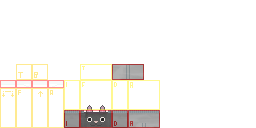
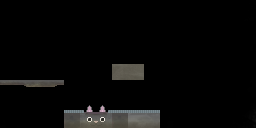
Layers edited between the first and the second 256px x 128px image:
hid "Fondo", opacity 43% → 9%, painted on it over [0, 0, 256, 128]
added layer "poo" above "pee" over [0, 64, 192, 128]
added layer "pee" above "Capa de pintura 1" over [0, 64, 192, 128]
painted on "Capa de pintura 1" over [0, 64, 192, 128]
added layer "Capa de pintura 2" over [0, 0, 256, 128]
